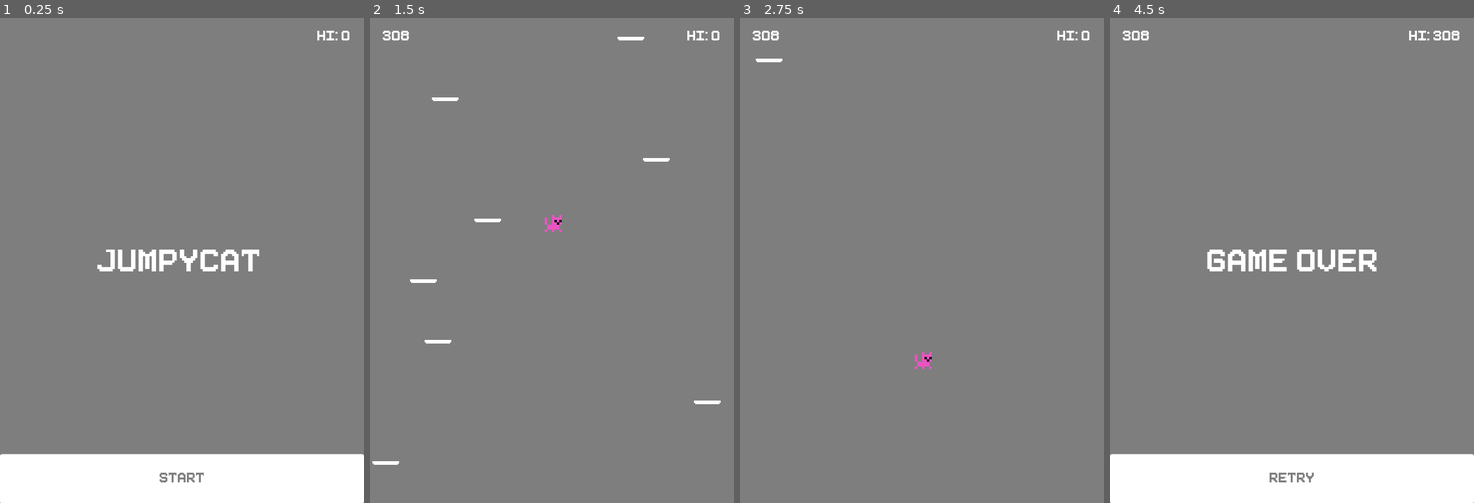
Above: before the commit, frames 1-4 (left to right).
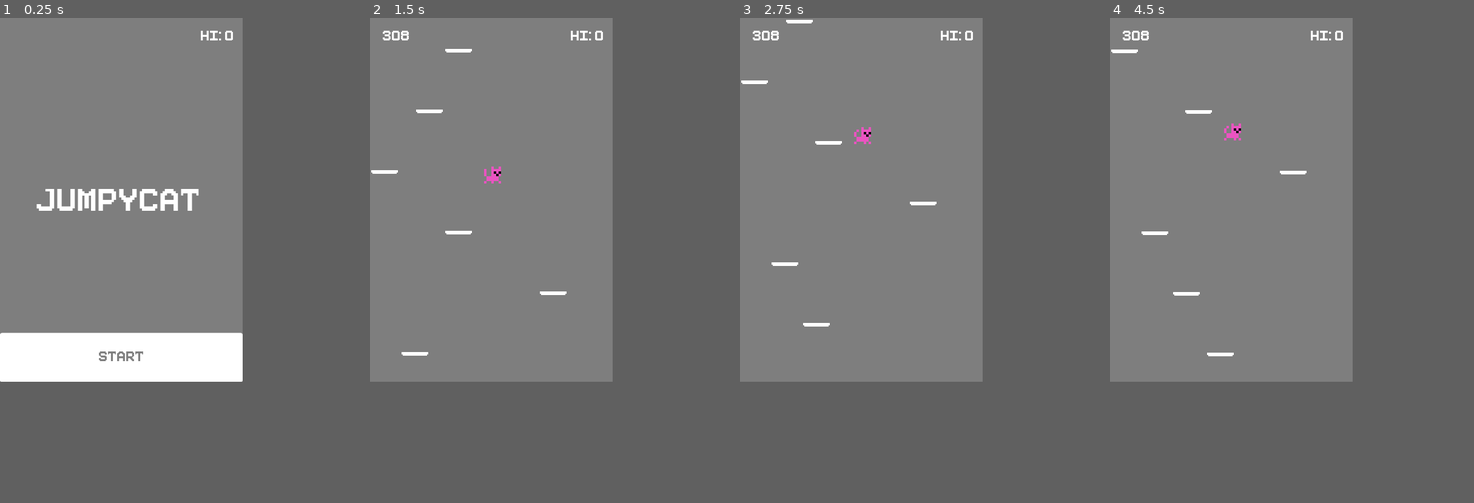
Above: after the commit, the same moments.

Repository: JackQuentinForde/Jumpycat
Game: Godot game, scene res://Scenes/Start.tscn
Two runs of this game, one before a commit and one after it. Both use one fixed random seed, a clock stepped at 60 frames per second and the inputs below.
Inputs:
- Up to frame 1 (0.25 s): no input
- Up to frame 2 (1.5 s): click "Start" at 0.5 s
- Up to frame 3 (2.75 s): no input
- Up to frame 4 (4.5 s): no input
In our replay, the window is 600x800 before the commit and 400x600 after it. These sizes can differ from the game's own. Grey fills any space a smaller window leaves; there, only what the larger window draws over its background counts as a difference.

The runs differ from the first frame. In frame 1, 19% of the frame differs, in the area x 0-100%, y 2-100%; in frame 2, 1.1%; in frame 3, 0.8%; in frame 4, 12%.

Commit message:
New break sound; altered screen size

Diff:
--- a/Scenes/Player.tscn
+++ b/Scenes/Player.tscn
@@ -7,6 +7,7 @@
 [ext_resource path="res://Assets/Sounds/Super Mario Jump.wav" type="AudioStream" id=5]
 [ext_resource path="res://Assets/Sounds/Death Sound.wav" type="AudioStream" id=6]
 [ext_resource path="res://Assets/Sounds/Mario Jump Higher.wav" type="AudioStream" id=7]
+[ext_resource path="res://Assets/Sounds/Break Sound.wav" type="AudioStream" id=8]
 
 [sub_resource type="RectangleShape2D" id=1]
 extents = Vector2( 7, 1 )
@@ -52,4 +53,7 @@
 [node name="SpringSound" type="AudioStreamPlayer" parent="."]
 stream = ExtResource( 7 )
 
+[node name="BreakSound" type="AudioStreamPlayer" parent="."]
+stream = ExtResource( 8 )
+
 [connection signal="timeout" from="Camera2D/Timer" to="Camera2D" method="_on_Timer_timeout"]
--- a/Scripts/Player.gd
+++ b/Scripts/Player.gd
@@ -77,7 +77,7 @@
 				$JumpSound.play()
 		elif ("Breaking Platform" in collisionInfo.collider.name):
 			velocity.y = -JUMP_VELOCITY
-			$JumpSound.play()
+			$BreakSound.play()
 			collisionInfo.collider.Break()
 			$Camera2D.Shake(0.1, 1)
 		elif ("Spiked Platform" in collisionInfo.collider.name):
--- a/project.godot
+++ b/project.godot
@@ -22,8 +22,8 @@
 
 [display]
 
-window/size/width=300
-window/size/height=400
+window/size/width=200
+window/size/height=300
 window/handheld/orientation="portrait"
 window/stretch/mode="2d"
 window/stretch/aspect="expand"
Not shown, added: Assets/Sounds/Break Sound.wav.import
Not shown: 1 places in Scenes/Player.tscn that only renumber resources
Not shown, added: Assets/Sounds/Break Sound.wav
